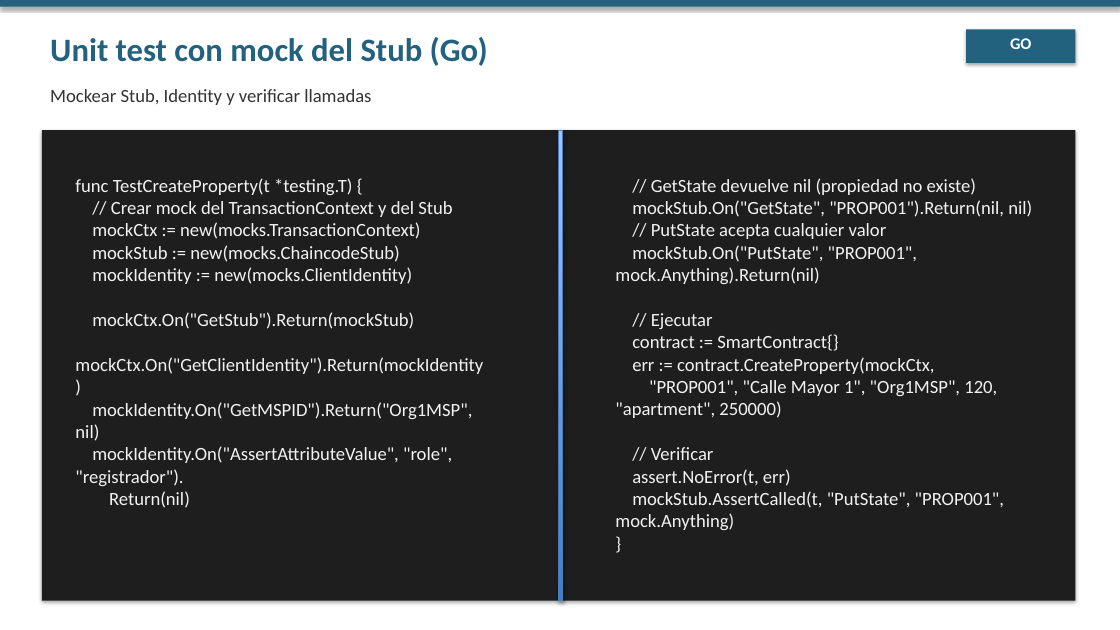
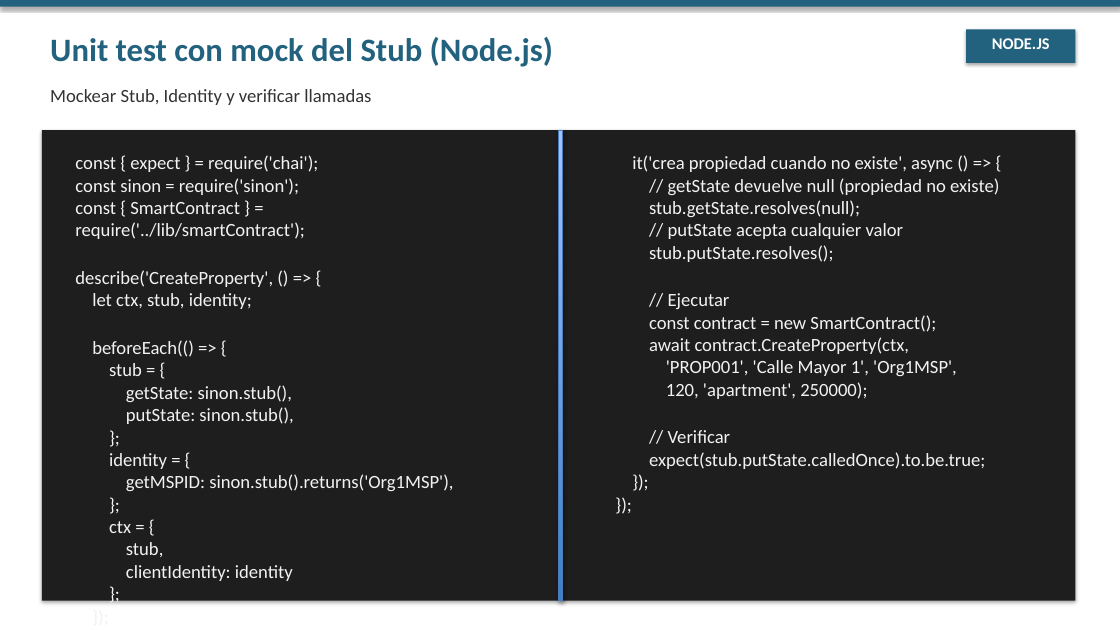
Before and after one commit to jjnieto/fabric, a slide deck: slide 13 of docs/slides/Modulo 4/dia_6.pptx. Drawn at 1120x630 pixels with LibreOffice and Linux fonts; fonts in the diff are those of the drawing. Boxes give left, top, right and bottom in pixels: in the first picture for what was removed or moved away, otherwise in the second. Text is boxed around its words. In the diff, an @@ line names an element or a change of style, - is before the commit and + after.

```diff
--- a/docs/slides/Modulo 4/dia_6.pptx
+++ b/docs/slides/Modulo 4/dia_6.pptx
@@ text at bbox=[50, 37, 553, 67]: text changed @@
-Unit test con mock del Stub (Go)
+Unit test con mock del Stub (Node.js)
@@ text at bbox=[992, 38, 1050, 49]: text changed @@
-GO
+NODE.JS
@@ text at bbox=[75, 155, 453, 581]: text changed @@
-func TestCreateProperty(t *testing.T) {
-// Crear mock del TransactionContext y del Stub
-mockCtx := new(mocks.TransactionContext)
-mockStub := new(mocks.ChaincodeStub)
-mockIdentity := new(mocks.ClientIdentity)
-mockCtx.On("GetStub").Return(mockStub)
-mockCtx.On("GetClientIdentity").Return(mockIdentity)
-mockIdentity.On("GetMSPID").Return("Org1MSP", nil)
-mockIdentity.On("AssertAttributeValue", "role", "registrador").
-Return(nil)
+const { expect } = require('chai');
+const sinon = require('sinon');
+const { SmartContract } = require('../lib/smartContract');
+describe('CreateProperty', () => {
+let ctx, stub, identity;
+beforeEach(() => {
+stub = {
+getState: sinon.stub(),
+putState: sinon.stub(),
+};
+identity = {
+getMSPID: sinon.stub().returns('Org1MSP'),
+};
+ctx = {
+stub,
+clientIdentity: identity
+};
+});
@@ text at bbox=[632, 155, 999, 469]: text changed @@
-// GetState devuelve nil (propiedad no existe)
-mockStub.On("GetState", "PROP001").Return(nil, nil)
-// PutState acepta cualquier valor
-mockStub.On("PutState", "PROP001", mock.Anything).Return(nil)
-// Ejecutar
-contract := SmartContract{}
-err := contract.CreateProperty(mockCtx,
-"PROP001", "Calle Mayor 1", "Org1MSP", 120, "apartment", 250000)
-// Verificar
-assert.NoError(t, err)
-mockStub.AssertCalled(t, "PutState", "PROP001", mock.Anything)
-}
+it('crea propiedad cuando no existe', async () => {
+// getState devuelve null (propiedad no existe)
+stub.getState.resolves(null);
+// putState acepta cualquier valor
+stub.putState.resolves();
+// Ejecutar
+const contract = new SmartContract();
+await contract.CreateProperty(ctx,
+'PROP001', 'Calle Mayor 1', 'Org1MSP',
+120, 'apartment', 250000);
+// Verificar
+expect(stub.putState.calledOnce).to.be.true;
+});
+});
```
Also in this commit, not shown: 1 other slide changed, 4 slides added, 10 other files.
